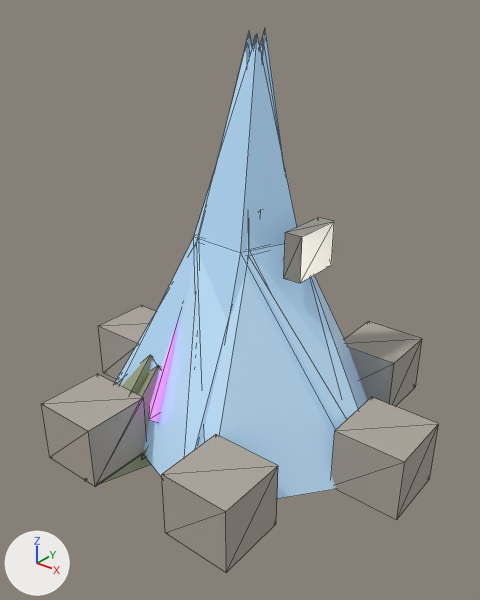
One commit to the glTF model public/assets/3d/props/shrub-1.glb: the scene before it, then after it.
Camera for both pictures: a camera (50 mm lens) standing at (0.852, -1.095, 1.007) and looking at (0.008, -0.04, 0.353). The lights are fixed; the arrows at lower left show +X, +Y and +Z. The older version comes first. Mesh edges are drawn as thin lines.

Names of what the first picture shows: 'ice-shard-0', 'ice-shard-1', 'resource-crystal-0', 'sacred-marker-0', 'shrub-1', 'unit-worker-0'.
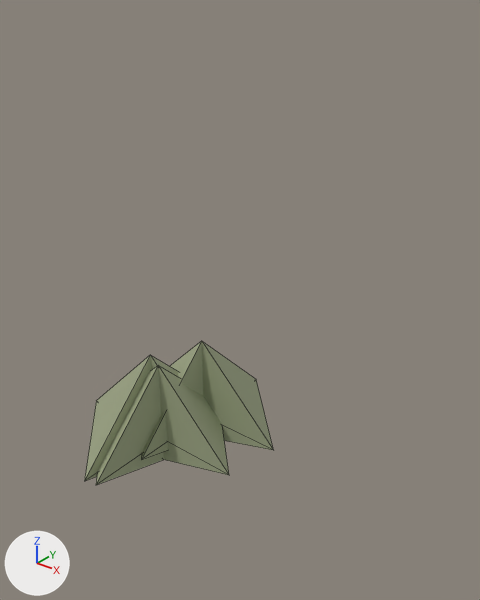
Boxes [x1, y1, x2, y2] around the edits, measured in the pictures (480 x 600 px):
'sacred-marker-0', deleted
    before: [42, 306, 438, 573]
'ice-shard-0', deleted
    before: [115, 36, 367, 499]
'ice-shard-1', deleted
    before: [120, 27, 339, 440]
'unit-worker-0', deleted
    before: [284, 217, 334, 283]
    faces in mat_uw_metal (grey #bcb8ad): [284, 217, 334, 283]
'resource-crystal-0', deleted (purple)
    before: [149, 317, 179, 422]
'shrub-1', unchanged, uncovered by the edit
    before: [84, 355, 161, 483]
    after: [84, 341, 273, 485]

Patch to the scene script:
```diff
--- a/public/assets/3d/props/shrub-1.glb.py
+++ b/public/assets/3d/props/shrub-1.glb.py
@@ ob_ice_shard_0 @@
-ob_ice_shard_0 = bpy.data.objects.new('ice-shard-0', me_ice_shard_0)
-ob_ice_shard_0.location = (0.0, 0.0, 0.0)
@@ ob_ice_shard_1 @@
-ob_ice_shard_1 = bpy.data.objects.new('ice-shard-1', me_ice_shard_1)
-ob_ice_shard_1.location = (0.0, 0.0, 0.0)
@@ ob_resource_crystal_0 @@
-ob_resource_crystal_0 = bpy.data.objects.new('resource-crystal-0', me_resource_crystal_0)
-ob_resource_crystal_0.location = (0.0, 0.0, 0.0)
@@ ob_sacred_marker_0 @@
-ob_sacred_marker_0 = bpy.data.objects.new('sacred-marker-0', me_sacred_marker_0)
-ob_sacred_marker_0.location = (0.0, 0.0, 0.0)
@@ ob_unit_worker_0 @@
-ob_unit_worker_0 = bpy.data.objects.new('unit-worker-0', me_unit_worker_0)
-ob_unit_worker_0.location = (0.0, 0.0, 0.0)
```
